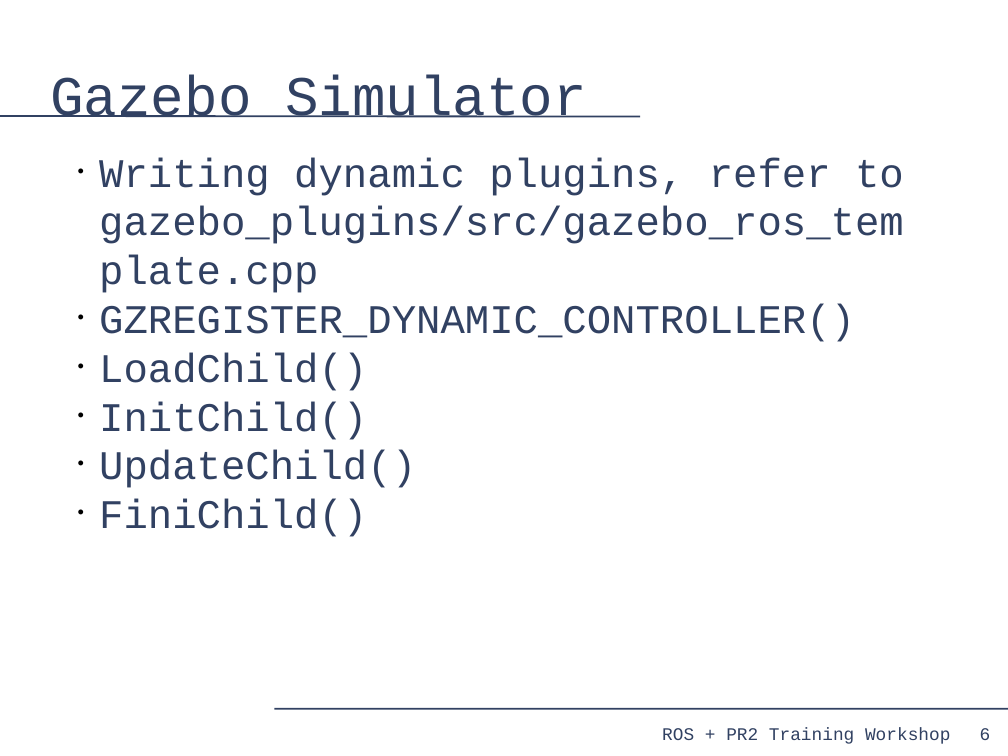
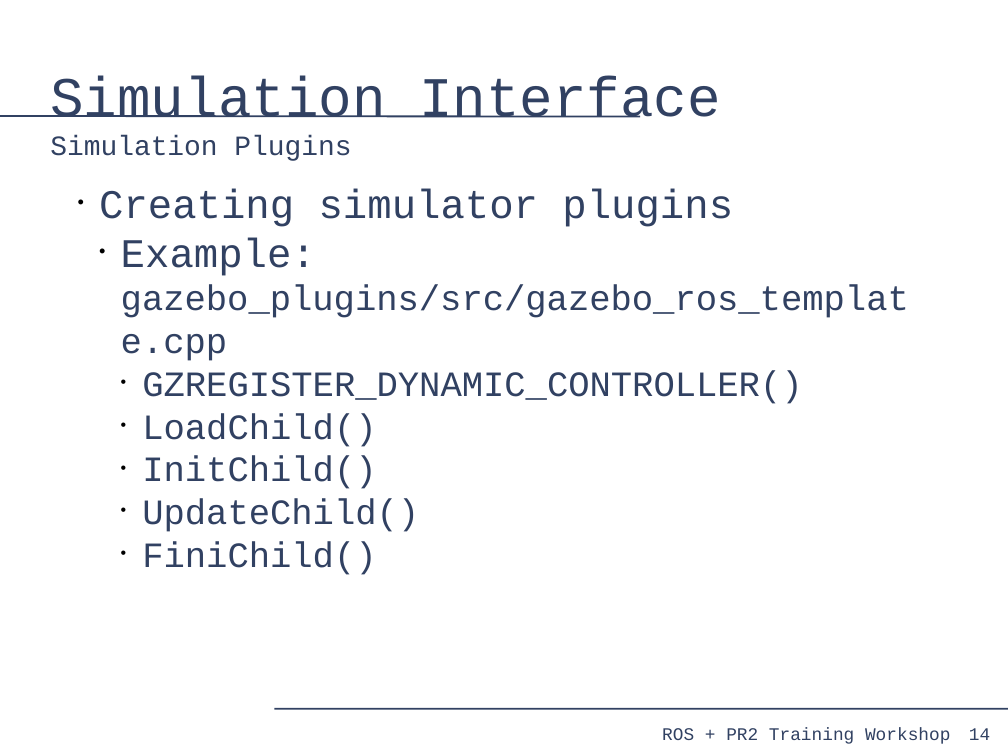
Before and after one commit to PR2/pr2_docs, a slide deck: slide 14 of pr2_training_workshop/simulation/simulation_training_workshop.odp (slide 6 before the commit). Drawn at 1008x756 pixels with LibreOffice and Linux fonts; fonts in the diff are those of the drawing. Boxes give left, top, right and bottom in pixels: in the first picture for what was removed or moved away, otherwise in the second. Text is boxed around its words. In the diff, an @@ line names an element or a change of style, - is before the commit and + after.

```diff
--- a/pr2_training_workshop/simulation/simulation_training_workshop.odp
+++ b/pr2_training_workshop/simulation/simulation_training_workshop.odp
@@ title removed at (50, 75, 587, 118) @@
-Gazebo Simulator
@@ title added at (50, 76, 721, 161), 44 pt, text #314162 @@
+Simulation Interface
+Simulation Plugins
@@ text "Creating simulator plugins": place and size @@
-text "Creating simulator plugins" at (99, 157, 904, 537)
+text "Creating simulator plugins" at (99, 189, 909, 575)
@@ text at (99, 189, 909, 361): text changed; size 32 to 28 pt @@
-• Writing dynamic plugins, refer to gazebo_plugins/src/gazebo_ros_template.cpp
+• Creating simulator plugins
+  • Example: gazebo_plugins/src/gazebo_ros_template.cpp
@@ text at (142, 371, 802, 575): size 32 to 28 pt in "GZREGISTER_DYNAMIC_CONTROLLER()", "LoadChild()", "InitChild()", "UpdateChild()" and 1 more places; list level 1 to 3 in "GZREGISTER_DYNAMIC_CONTROLLER()"; list level 1 to 3 in "LoadChild()"; list level 1 to 3 in "InitChild()"; list level 1 to 3 in "UpdateChild()"; list level 1 to 3 in "FiniChild()" @@
@@ page number at (969, 728, 990, 740): text changed @@
-6
+14
```
Also in this commit, not shown: 8 other slides changed, 8 slides added, 5 slides removed.
